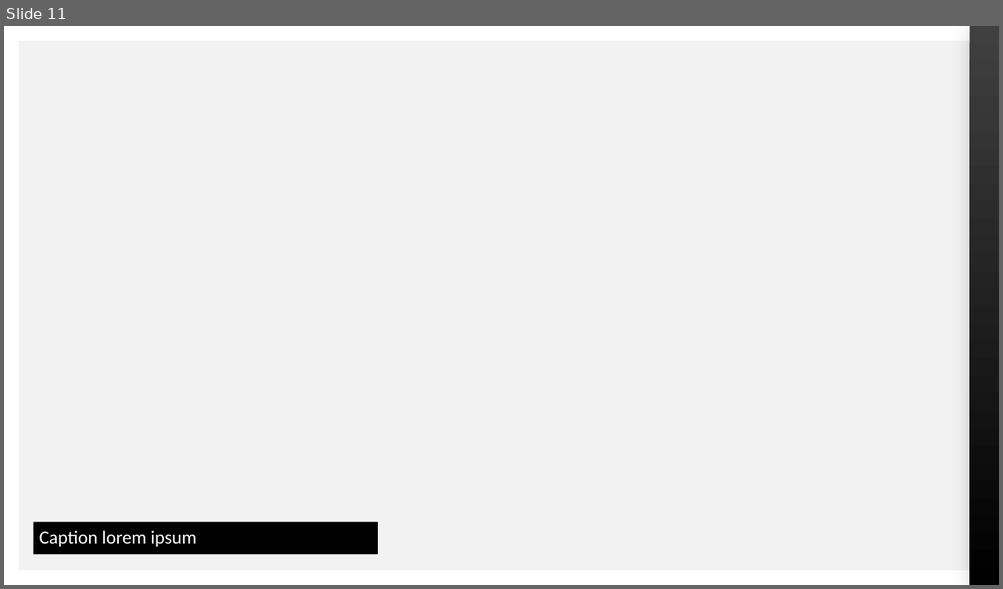
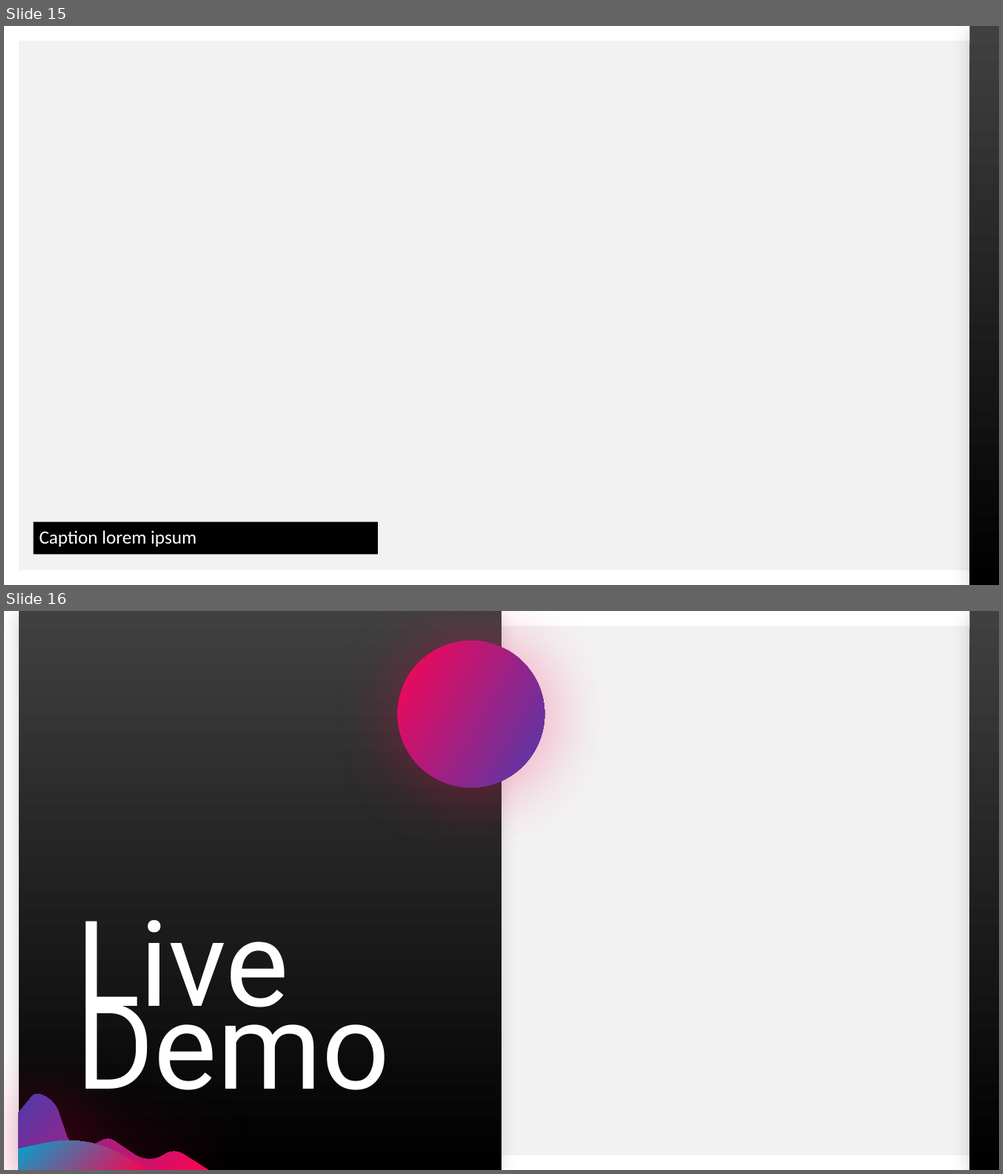
Before and after one commit to pkjennings999/ConcurrentAssignment, a slide deck: Presentation.pptx. Shown one above the other, each under a label of ours: slide 11 before the commit, slides 15 and 16 after it. The pictures are 1003x589 and 1003x1174 pixels, drawn with LibreOffice and Linux fonts; fonts in the diff are those of the drawing; background and template pictures are left out. Boxes give left, top, right and bottom in pixels: in the first picture for what was removed or moved away, otherwise in the second. Text is boxed around its words. In the diff, an @@ line names an element or a change of style, - is before the commit and + after.

```diff
--- a/Presentation.pptx
+++ b/Presentation.pptx
@@ slide 16 added at (x1=4, y1=611, x2=999, y2=1170), background #F2F2F2; not listed: 4 template elements that a slide beside it also shows @@
@@ rectangle added at (x1=19, y1=611, x2=502, y2=1170), fill gradient #404040 to #000000 @@
@@ rectangle added at (x1=984, y1=611, x2=999, y2=1170), fill #FFFFFF @@
@@ ellipse added at (x1=398, y1=641, x2=545, y2=788), fill gradient #4E3BAD to #FD0353 @@
@@ title added at (x1=76, y1=920, x2=390, y2=1091), 115 pt, text #FFFFFF @@
+Live Demo
@@ freeform shape added at (x1=19, y1=1094, x2=209, y2=1170), fill gradient #FD0353 to #4E3BAD @@
@@ freeform shape added at (x1=19, y1=1141, x2=148, y2=1170), fill gradient #FC0251 to #00A5CD @@
@@ what was slide 11 is now slide 15 @@
```
Also in this commit, not shown: 7 slides changed, 4 other slides added, 1 slide removed, 1 other file.
